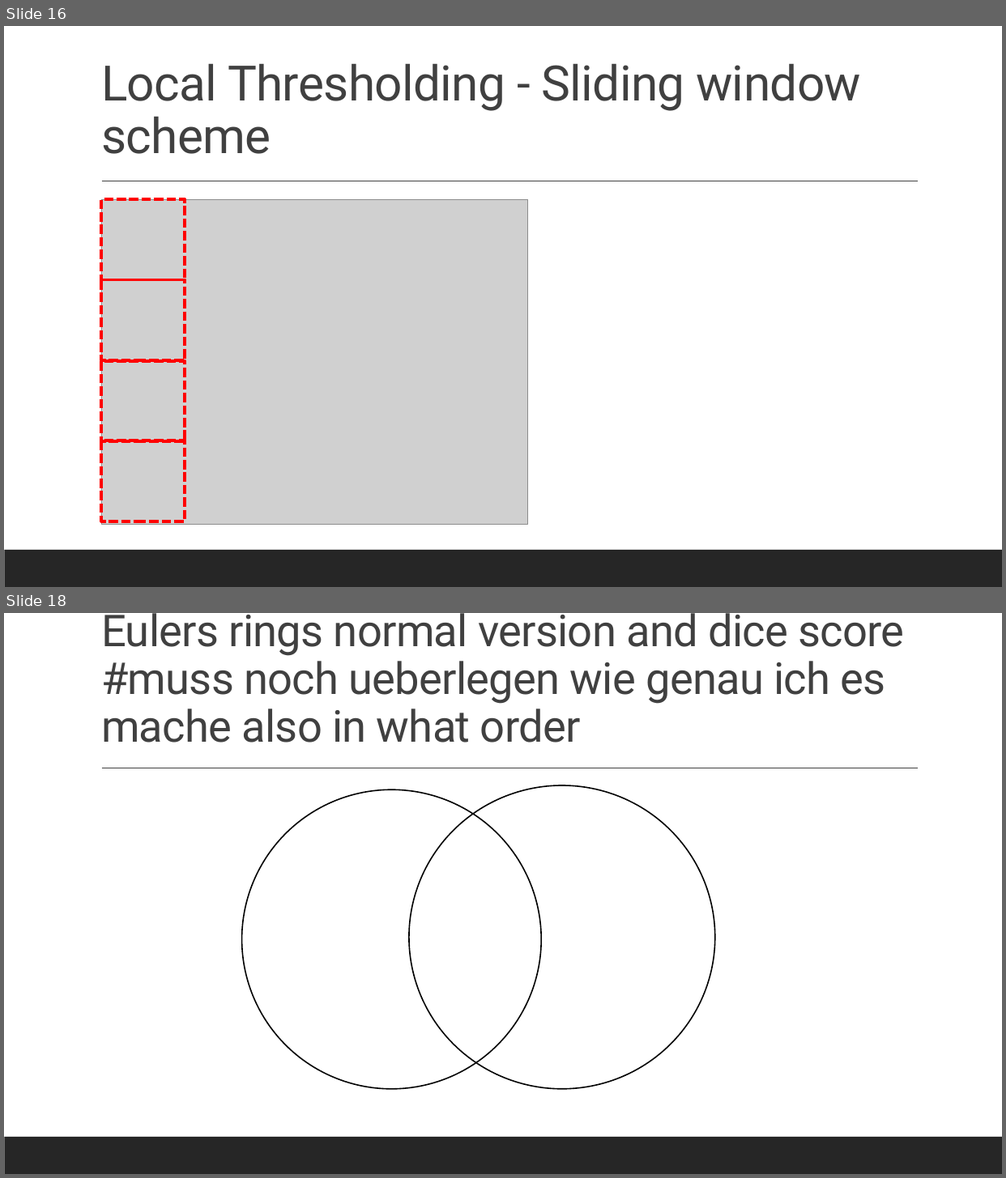
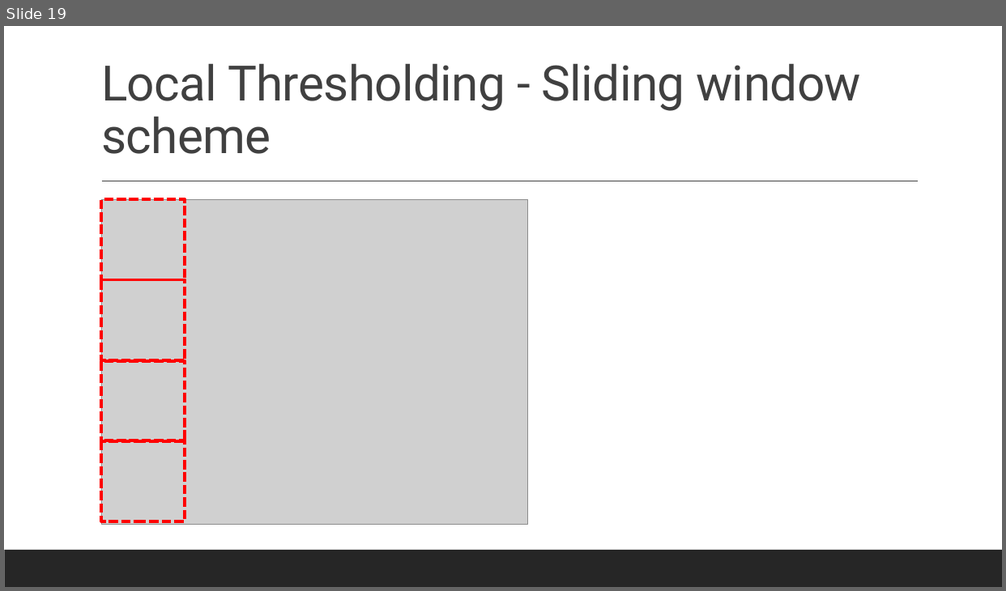
Before and after one commit to datascience-mobi-2022/2022-topic-01-team-04, a slide deck: presentation/layout(2).pptx. Shown one above the other, each under a label of ours: slides 16 and 18 before the commit, slide 19 after it; the slides between them are not shown. The pictures are 1006x1178 and 1006x591 pixels, drawn with LibreOffice and Linux fonts; fonts in the diff are those of the drawing; grey boxes stand for pictures. Boxes give left, top, right and bottom in pixels: in the first picture for what was removed or moved away, otherwise in the second. Text is boxed around its words. In the diff, an @@ line names an element or a change of style, - is before the commit and + after.

```diff
--- a/presentation/layout(2).pptx
+++ b/presentation/layout(2).pptx
@@ slide 18 removed at [4, 613, 1002, 1174], background #FFFFFF; not listed: 2 template elements that a slide beside it also shows @@
@@ title removed at [101, 613, 904, 743] @@
-Eulers rings normal version and dice score #muss noch ueberlegen wie genau ich es mache also in what order
@@ ellipse removed at [242, 790, 542, 1089] @@
@@ ellipse removed at [409, 786, 715, 1090] @@
@@ what was slide 16 is now slide 19 @@
```
Also in this commit, not shown: 1 slide changed, 1 slide added.
